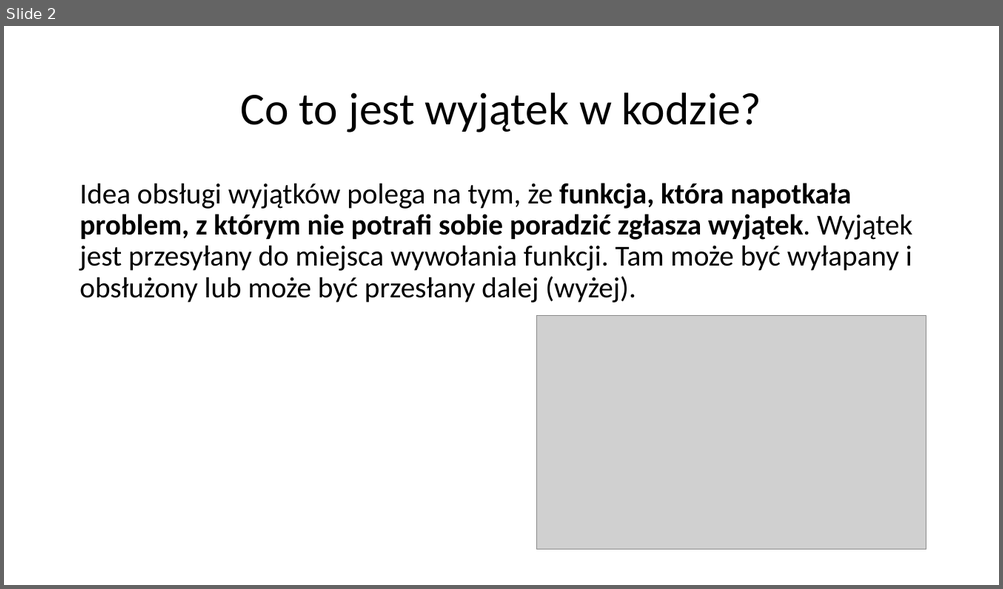
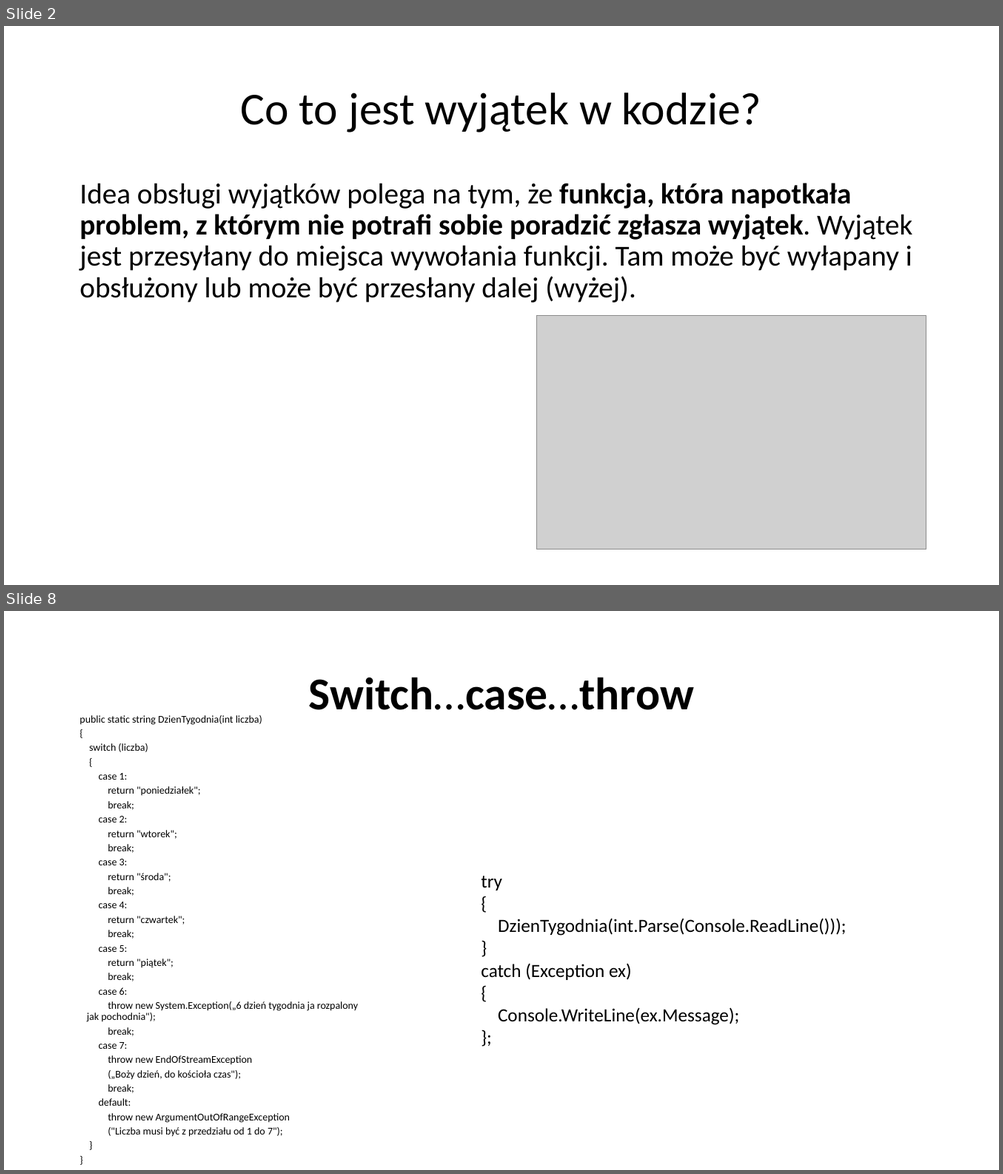
Before and after one commit to markow1997/AdvanceProgrammingTechniques_2223, a slide deck: MichalBaranski/Programuje-z-uzyciem-wyjatkow-Baranski.pptx. Shown one above the other, each under a label of ours: slide 2 before the commit, slides 2 and 8 after it; the slides between them are not shown. The pictures are 1003x589 and 1003x1174 pixels, drawn with LibreOffice and Linux fonts; fonts in the diff are those of the drawing; grey boxes stand for pictures. Boxes give left, top, right and bottom in pixels: in the first picture for what was removed or moved away, otherwise in the second. Text is boxed around its words. In the diff, an @@ line names an element or a change of style, - is before the commit and + after.

```diff
--- a/MichalBaranski/Programuje-z-uzyciem-wyjatkow-Baranski.pptx
+++ b/MichalBaranski/Programuje-z-uzyciem-wyjatkow-Baranski.pptx
@@ slide 8 added at box(4, 611, 999, 1170), background #FFFFFF @@
@@ title added at box(309, 677, 694, 710), 44 pt, text #000000, bold @@
+Switch…case…throw
@@ text added at box(79, 715, 358, 1137), 10 pt, text #000000 @@
+public static string DzienTygodnia(int liczba)
+{
+switch (liczba)
+{
+case 1:
+return "poniedziałek";
+break;
+case 2:
+return "wtorek";
+break;
+case 3:
+return "środa";
+break;
+case 4:
+return "czwartek";
+break;
+case 5:
+return "piątek";
+break;
+case 6:
+throw new System.Exception(„6 dzień tygodnia ja rozpalony jak pochodnia");
+break;
+case 7:
+throw new EndOfStreamException
+(„Boży dzień, do kościoła czas");
+break;
+default:
+throw new ArgumentOutOfRangeException
+("Liczba musi być z przedziału od 1 do 7");
+}
+}
@@ text added at box(481, 876, 846, 1025), 18 pt, text #000000 @@
+try
+{
+DzienTygodnia(int.Parse(Console.ReadLine()));
+}
+catch (Exception ex)
+{
+Console.WriteLine(ex.Message);
+};
```
Also in this commit, not shown: 6 other slides added.
